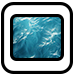
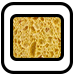
Comparing the layer stacks of the two (75, 75) images. Changes:
renamed "water" to "Sponge", painted on it over [13, 17, 61, 58]
